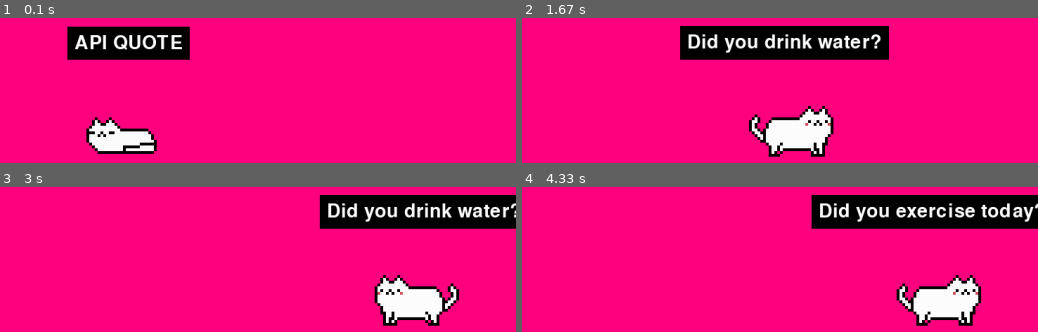
Above: before the commit, frames 1-4 (two rows, left to right).
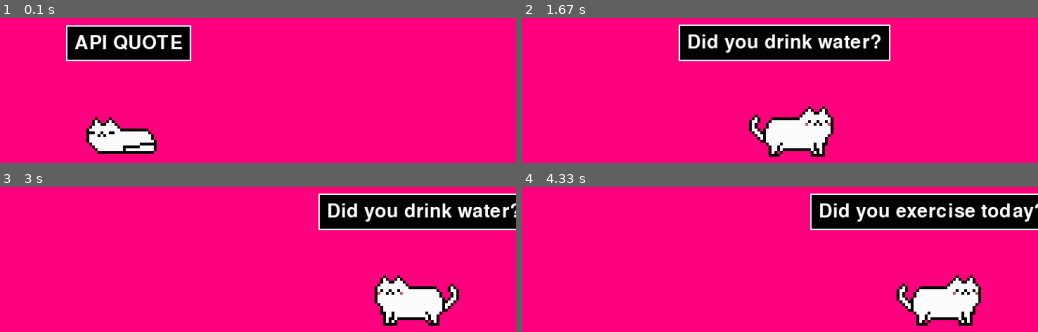
Above: after the commit, the same moments.

Repository: AdrianLamLH/Docker-Kitty
Game: pygame game, started from main_pygame.py
The game is run twice, just before and just after one commit, with the same random seed, the same clock (stepped at 60 frames per second) and the same inputs.
Inputs:
- Up to frame 1 (0.1 s): no input
- Up to frame 2 (1.67 s): no input
- Up to frame 3 (3 s): no input
- Up to frame 4 (4.33 s): no input

The runs differ from the first frame. In frame 1, 1.1% of the frame differs, in the area x 12-38%, y 4-31%; in frame 2, 1.6%, in the area x 30-72%, y 4-31%; in frame 3, 1.4%; in frame 4, 1.6%.

Commit message:
new pics

Diff:
--- a/main_pygame.py
+++ b/main_pygame.py
@@ -38,6 +38,12 @@
     bg_rect = text_rect.copy()
     bg_rect.inflate_ip(20, 20)
 
+    #frame
+    frame_rect = bg_rect.copy()
+    frame_rect.inflate_ip(4,4)
+
+    # pygame.draw.rect(screen, bg_colour, bg_rect)
+    pygame.draw.rect(screen, text_colour, frame_rect)
     pygame.draw.rect(screen, bg_colour, bg_rect)
     screen.blit(text_surface, text_rect)
 
Binary file added: pet_animations/CH.png
Binary file added: pet_animations/PUC.png
Binary file removed: pet_animations/pat/pat0 copy 2.png
Binary file removed: pet_animations/pat/pat0 copy 3.png
Binary file removed: pet_animations/pat/pat0 copy 4.png
Binary file removed: pet_animations/pat/pat0 copy 5.png
Binary file removed: pet_animations/pat/pat0 copy 6.png
Binary file removed: pet_animations/pat/pat0 copy 7.png
Binary file removed: pet_animations/pat/pat0 copy.png
